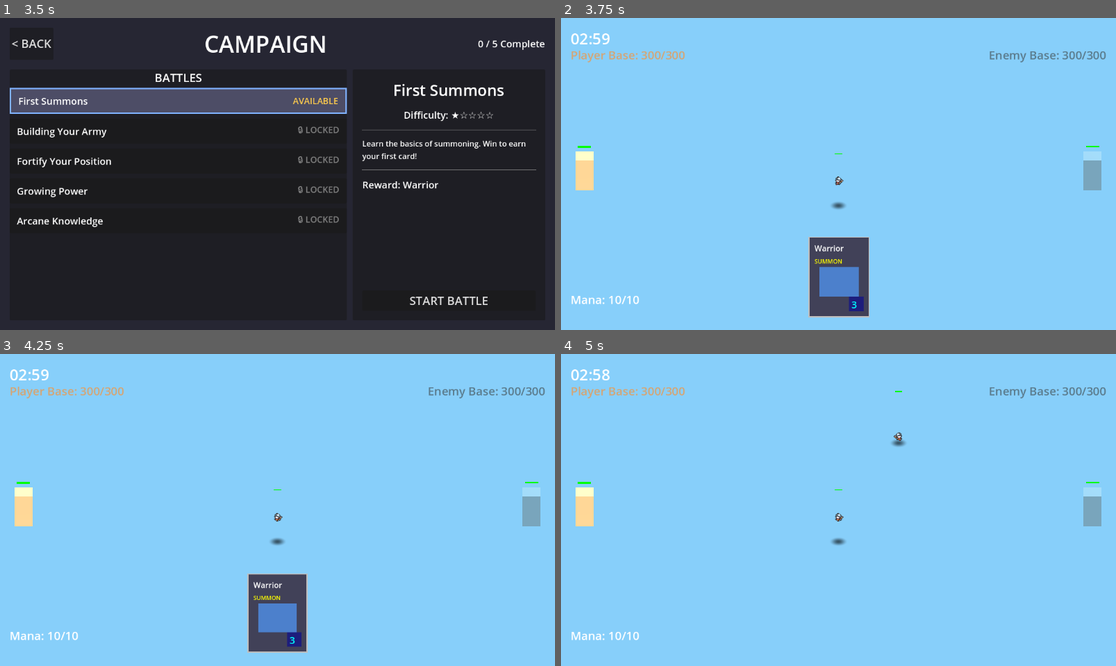
Above: before the commit, frames 1-4 (two rows, left to right).
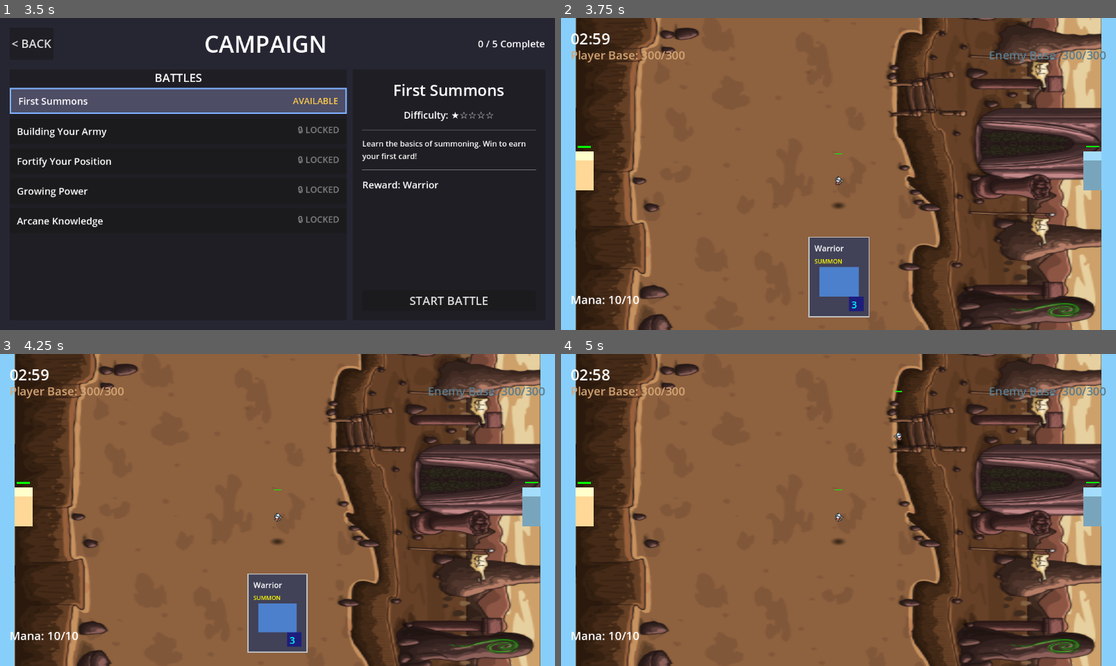
Above: after the commit, the same moments.

Repository: amari-charles/project-summoner
Game: Godot game, scene res://scenes/ui/main_menu.tscn
Two runs of this game, one before a commit and one after it. Both use one fixed random seed, a clock stepped at 60 frames per second and the inputs below.
Inputs (mouse positions are in pixels of both pictures, inside the frame that each line leads up to):
- Up to frame 1 (3.5 s): click "PLAY" at 0.5 s; click "SELECT" at 1.25 s; click "CHOOSE WARRIOR" at 2 s; click (177, 99) at 2.75 s
- Up to frame 2 (3.75 s): click "START BATTLE" at 3.5 s
- Up to frame 3 (4.25 s): no input
- Up to frame 4 (5 s): tap Enter at 4.25 s; drag from (838, 612) to (894, 441) at 4.27 s

Frame 1 is identical in both runs. In frame 2, 91% of the frame differs, in the area x 2-98%, y 0-100%; in frame 3, 91%; in frame 4, 94%.

Commit message:
Position background as horizontal plane below battlefield
Camera looks DOWN at battlefield from above, so vertical planes
aren't visible. Changed to horizontal plane at y=-1 so camera
can see it as the ground/floor.

🤖 Generated with [Claude Code](https://claude.com/claude-code)

Co-Authored-By: Claude <noreply@anthropic.com>

Diff:
--- a/scenes/battlefield/base_battlefield_3d.tscn
+++ b/scenes/battlefield/base_battlefield_3d.tscn
@@ -60,7 +60,7 @@
 environment = SubResource("Environment_1")
 
 [node name="Background" type="MeshInstance3D" parent="."]
-transform = Transform3D(1, 0, 0, 0, -4.37114e-08, 1, 0, -1, -4.37114e-08, 0, 5, 35)
+transform = Transform3D(1, 0, 0, 0, 1, 0, 0, 0, 1, 0, -1, 0)
 mesh = SubResource("PlaneMesh_background")
 surface_material_override/0 = SubResource("StandardMaterial3D_background")
 
